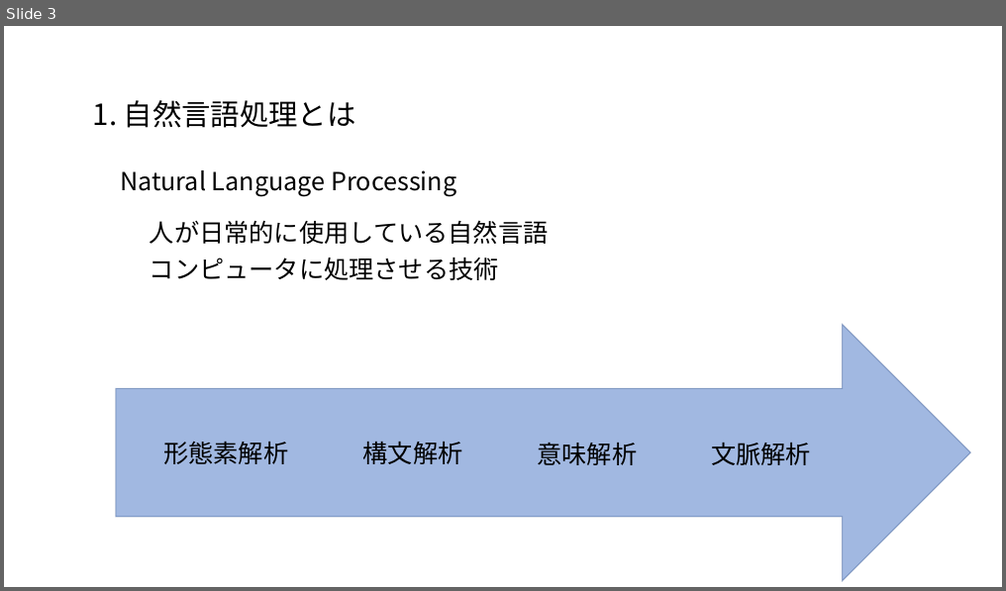
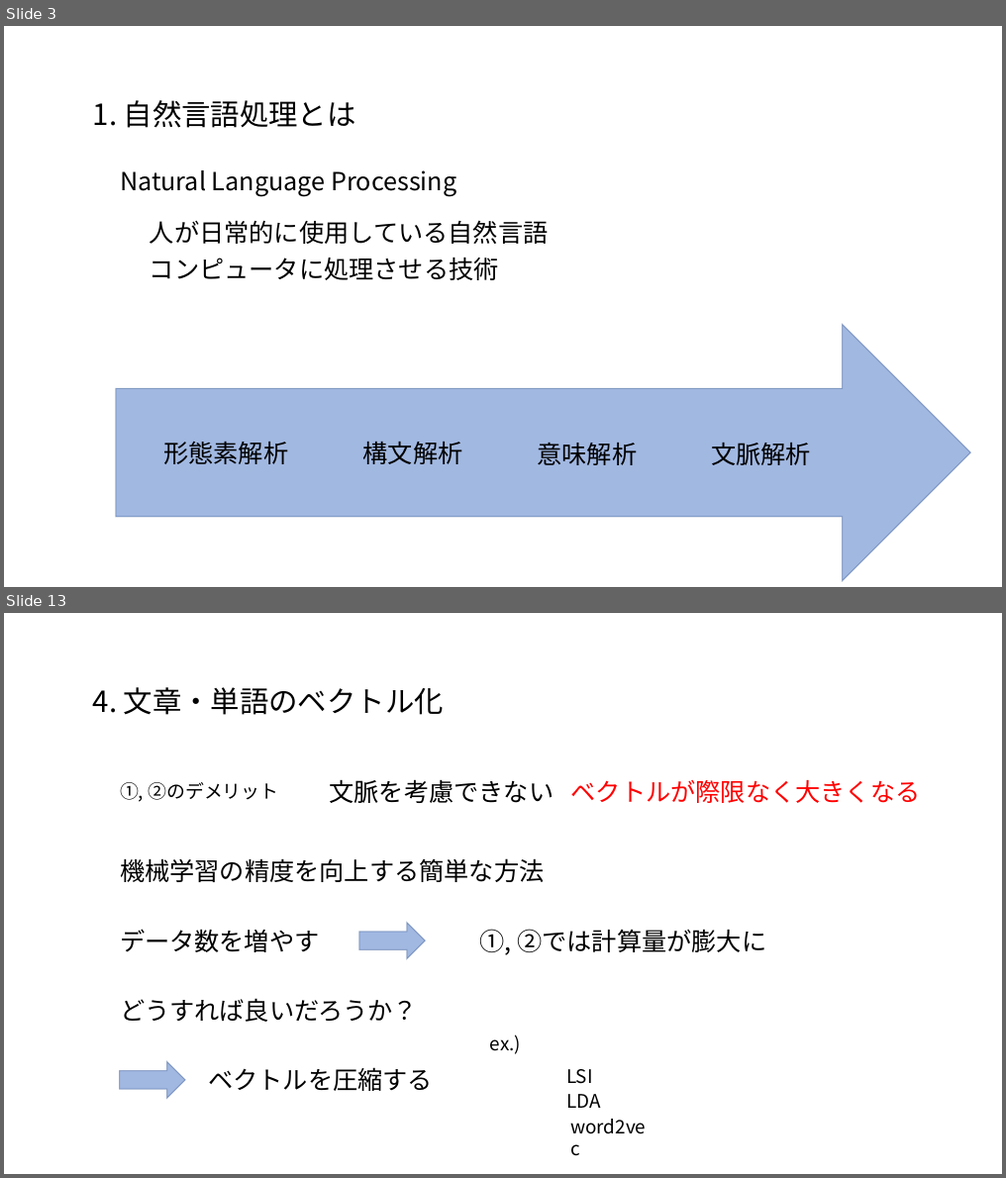
Before and after one commit to satetsu007/NLP_test, a slide deck: doc/NLP.pptx. Shown one above the other, each under a label of ours: slide 3 before the commit, slides 3 and 13 after it; the slides between them are not shown. The pictures are 1006x591 and 1006x1178 pixels, drawn with LibreOffice and Linux fonts; fonts in the diff are those of the drawing. Boxes give left, top, right and bottom in pixels: in the first picture for what was removed or moved away, otherwise in the second. Text is boxed around its words. In the diff, an @@ line names an element or a change of style, - is before the commit and + after.

```diff
--- a/doc/NLP.pptx
+++ b/doc/NLP.pptx
@@ slide 13 added at [4,613,1002,1174], background #FFFFFF @@
@@ text added at [93,687,444,715], 28 pt, text #000000 @@
+4. 文章・単語のベクトル化
@@ text added at [120,782,278,802], 18 pt, text #000000 @@
+①, ②のデメリット
@@ text added at [330,779,554,803], 24 pt, text #000000 @@
+文脈を考慮できない
@@ text added at [571,780,921,803], 24 pt, text #FF0000 @@
+ベクトルが際限なく大きくなる
@@ text added at [120,859,544,882], 24 pt, text #000000 @@
+機械学習の精度を向上する簡単な方法
@@ text added at [120,929,320,953], 24 pt, text #000000 @@
+データ数を増やす
@@ right arrow added at [359,923,426,959], fill #4472C4 at 50% opacity, outline #325491 1 pt @@
@@ text added at [479,929,766,956], 24 pt, text #000000 @@
+①, ②では計算量が膨大に
@@ text added at [120,998,418,1022], 24 pt, text #000000 @@
+どうすれば良いだろうか？
@@ text added at [490,1035,521,1055], 18 pt, text #000000 @@
+ex.)
@@ right arrow added at [119,1062,185,1099], fill #4472C4 at 50% opacity, outline #325491 1 pt @@
@@ text added at [208,1067,433,1091], 24 pt, text #000000 @@
+ベクトルを圧縮する
@@ text added at [566,1069,593,1084], 18 pt, text #000000 @@
+LSI
@@ text added at [563,1112,661,1142], 18 pt, text #000000 @@
+word2vec
@@ text added at [566,1094,601,1108], 18 pt, text #000000 @@
+LDA
```
Also in this commit, not shown: 2 slides changed, 8 other slides added, 1 other file.
